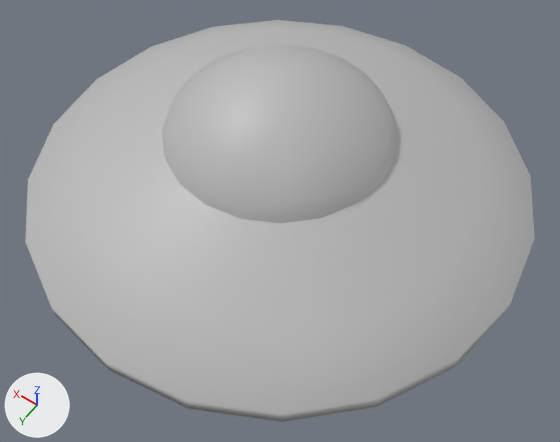
Before and after pictures for a commit that changed the FBX model Assets/Art/Art Assets/ufo.fbx.
Camera for both pictures: a camera (50 mm lens) standing at (-0.559, 0.782, 1.074) and looking at (-0.044, 0.061, -0.059). Lighting does not change. The marker at lower left points along +X, +Y and +Z. Where no turn or scale is listed for an object, it has been applied to the vertices.

Names of what the first picture shows: 'ufo'.
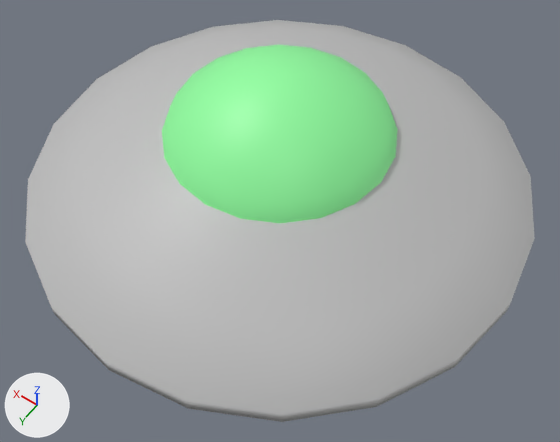
Commit message: add weapons + ufo cockfit mat

Scene script edits in JSON lines:
```json
{"op": "add", "block": "mat_ufocockpit", "code": ["mat_ufocockpit = principled_material('ufoCockpit')", "mat_ufocockpit.base_color = (0.289, 1.0, 0.358)  # green #92ffa1"]}
{"op": "add", "block": "mat_default1", "code": ["mat_default1 = principled_material('default1')", "mat_default1.base_color = (0.519, 0.519, 0.519)  # light grey #bfbfbf"]}
{"block": "me_mesh", "where": "me_mesh.from_pydata(...)  # 252 vertices, 280 faces; spans x -0.471..0.471, y -0.471..0.471, z -0.212..0.212"}
{"block": "me_mesh", "where": "# used by ob_ufo; location = (0.0, 0.0, 0.0)"}
{"block": "me_mesh", "change": "me_mesh part 1: all 80 faces centred in x -0.194..0.194, y -0.194..0.194, z 0.118..0.209 switch from mat_lambert1 (grey #bcbcbc) to mat_ufocockpit (green #92ffa1)"}
{"block": "me_mesh", "change": "me_mesh part 2: all 200 faces centred in x -0.459..0.459, y -0.459..0.459, z -0.212..0.071 switch from mat_lambert1 (grey #bcbcbc) to mat_default1 (light grey #bfbfbf)"}
```

Where the change shows, as pixel boxes (x1, y1, x2, y2) in the pictures (560 x 442 px):
```json
{"part": 1, "of": "me_mesh", "change": "recoloured", "before": [162, 45, 398, 223], "after": [162, 45, 398, 223], "on screen": "grey to green"}
{"part": 2, "of": "me_mesh", "change": "recoloured", "before": [25, 20, 535, 422], "after": [25, 20, 535, 422]}
```
